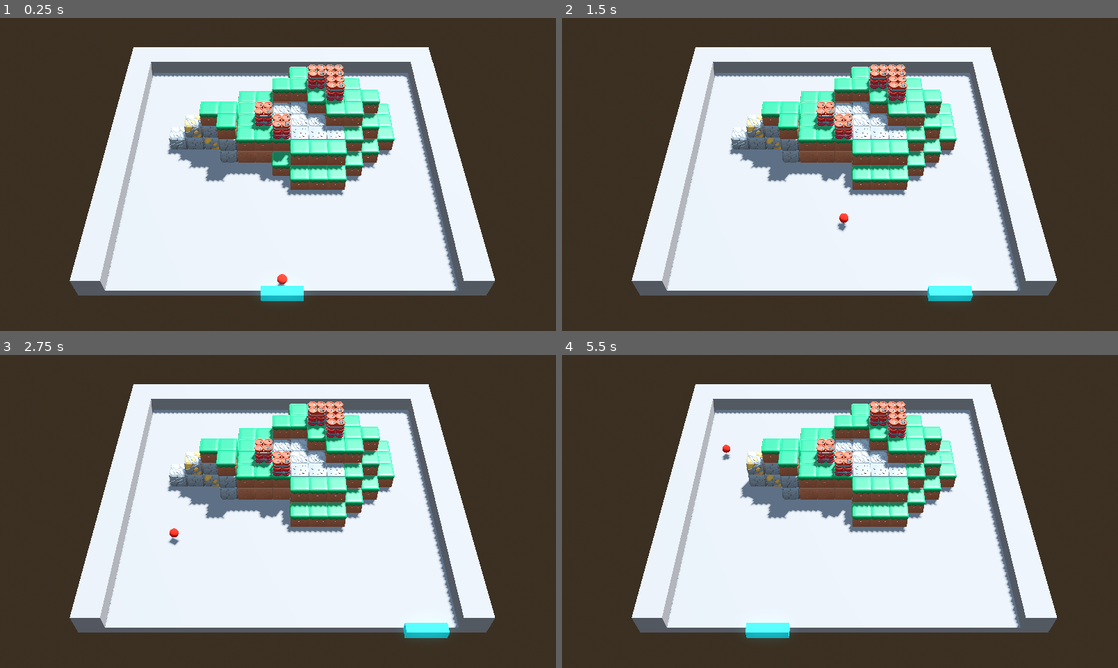
Above: before the commit, frames 1-4 (two rows, left to right).
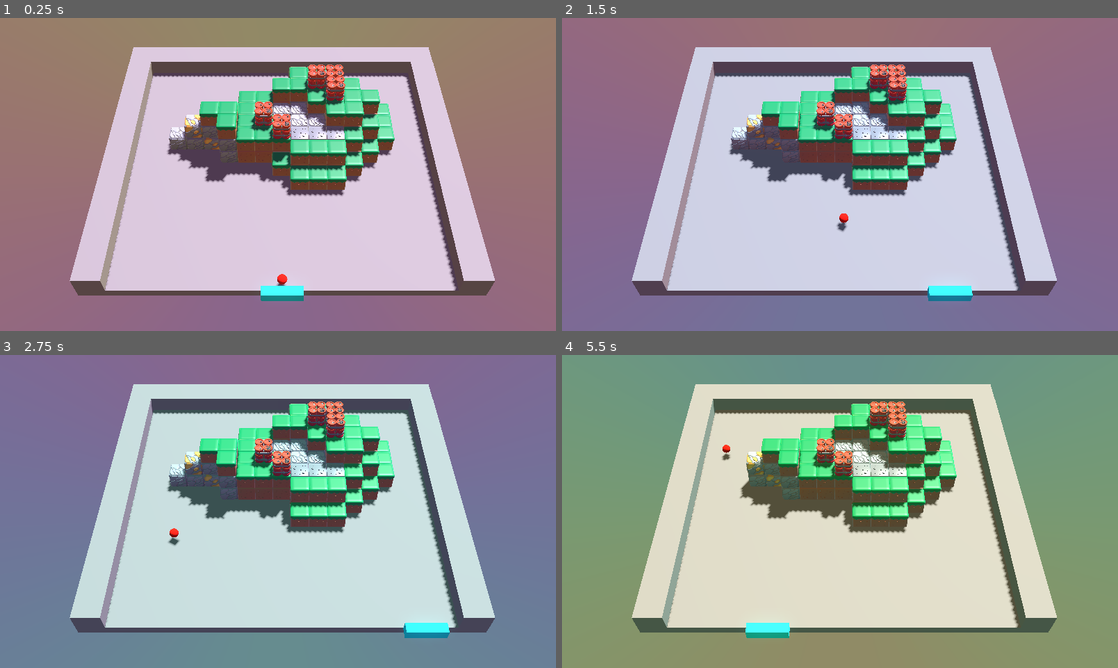
Above: after the commit, the same moments.

Repository: marrqqss/VJ-3D-Game
Game: Godot game, scene res://scenes/map1.tscn
The game is run twice, just before and just after one commit, with the same random seed, the same clock (stepped at 60 frames per second) and the same inputs. This scene is started directly instead of the project's main scene.
Inputs:
- Up to frame 1 (0.25 s): no input
- Up to frame 2 (1.5 s): tap Enter (ui_accept) at 0.5, 0.77 s; hold Right (ui_right) 0.53-1.28 s; hold Left (ui_left) from 1.28 s (still down)
- Up to frame 3 (2.75 s): tap Enter (ui_accept) at 1.52 s; release Left (ui_left) at 2.03 s; hold Right (ui_right) from 2.03 s (still down)
- Up to frame 4 (5.5 s): tap Enter (ui_accept) at 3.02, 3.77, 4.52 s; release Right (ui_right) at 3.53 s; hold Left (ui_left) from 3.53 s (still down)

The runs differ from the first frame. In frame 1, 97% of the frame differs, in the area x 0-100%, y 0-100%; in frame 2, 97%; in frame 3, 94%; in frame 4, 97%.

Commit message:
added world environment to the maps

Diff:
--- a/scenes/map1.tscn
+++ b/scenes/map1.tscn
@@ -1,5 +1,6 @@
-[gd_scene load_steps=13 format=3 uid="uid://bcprdjt3mj7rq"]
-
+[gd_scene load_steps=14 format=3 uid="uid://bcprdjt3mj7rq"]
+
+[ext_resource type="Shader" uid="uid://s2sfm41k3657" path="res://shaders/map1.gdshader" id="1_5vo6v"]
 [ext_resource type="PackedScene" uid="uid://dpfu28retw1n8" path="res://scenes/player.tscn" id="1_v7ld6"]
 [ext_resource type="PackedScene" uid="uid://d0ekue5jle6kp" path="res://scenes/ball.tscn" id="2_x0ugi"]
 [ext_resource type="PackedScene" uid="uid://cebobf4k7ubhw" path="res://map_blocks/barrels.tscn" id="3_2m3eu"]
@@ -10,17 +11,18 @@
 [ext_resource type="PackedScene" uid="uid://dqur82o28nq3n" path="res://map_blocks/stone.tscn" id="3_x0ugi"]
 [ext_resource type="PackedScene" uid="uid://cmvs7ll62nx6a" path="res://map_blocks/gravel.tscn" id="8_raiux"]
 
-[sub_resource type="ProceduralSkyMaterial" id="ProceduralSkyMaterial_7dm0k"]
-sky_horizon_color = Color(0.662243, 0.671743, 0.686743, 1)
-ground_horizon_color = Color(0.662243, 0.671743, 0.686743, 1)
-
-[sub_resource type="Sky" id="Sky_ig7tw"]
-sky_material = SubResource("ProceduralSkyMaterial_7dm0k")
+[sub_resource type="ShaderMaterial" id="ShaderMaterial_k348l"]
+shader = ExtResource("1_5vo6v")
+shader_parameter/time_speed = 0.8
+
+[sub_resource type="Sky" id="Sky_srta2"]
+sky_material = SubResource("ShaderMaterial_k348l")
+radiance_size = 0
 
 [sub_resource type="Environment" id="Environment_0xm2m"]
 background_mode = 2
-sky = SubResource("Sky_ig7tw")
-tonemap_mode = 2
+sky = SubResource("Sky_srta2")
+sky_custom_fov = 180.0
 glow_enabled = true
 
 [node name="Main" type="Node3D"]
--- a/scenes/map2.tscn
+++ b/scenes/map2.tscn
@@ -1,5 +1,6 @@
-[gd_scene load_steps=11 format=3 uid="uid://djywy03ta7dga"]
-
+[gd_scene load_steps=16 format=3 uid="uid://djywy03ta7dga"]
+
+[ext_resource type="Shader" uid="uid://crpritlh1mm8l" path="res://shaders/map2.gdshader" id="1_ccs1r"]
 [ext_resource type="PackedScene" uid="uid://dpfu28retw1n8" path="res://scenes/player.tscn" id="1_hs16b"]
 [ext_resource type="PackedScene" uid="uid://d0ekue5jle6kp" path="res://scenes/ball.tscn" id="2_btxqx"]
 [ext_resource type="PackedScene" uid="uid://cxlvlvn6opgey" path="res://map_blocks/sand.tscn" id="3_lk7cf"]
@@ -7,19 +8,32 @@
 [ext_resource type="PackedScene" uid="uid://bc4njct07owjw" path="res://map_blocks/bricks.tscn" id="5_u6ti8"]
 [ext_resource type="PackedScene" uid="uid://celdosw2mxv4l" path="res://map_blocks/textiles.tscn" id="6_rutqx"]
 [ext_resource type="PackedScene" uid="uid://cpaaekstj020r" path="res://map_blocks/water.tscn" id="6_u6ti8"]
-
-[sub_resource type="ProceduralSkyMaterial" id="ProceduralSkyMaterial_7dm0k"]
-sky_horizon_color = Color(0.662243, 0.671743, 0.686743, 1)
-ground_horizon_color = Color(0.662243, 0.671743, 0.686743, 1)
-
-[sub_resource type="Sky" id="Sky_ig7tw"]
-sky_material = SubResource("ProceduralSkyMaterial_7dm0k")
+[ext_resource type="Shader" uid="uid://d37xhv3ptc4vb" path="res://shaders/wobble_heat.gdshader" id="9_hs16b"]
+[ext_resource type="Texture2D" uid="uid://no84e5lgxsjf" path="res://assets/images/plUPA.jpg" id="10_btxqx"]
+
+[sub_resource type="ShaderMaterial" id="ShaderMaterial_hs16b"]
+shader = ExtResource("1_ccs1r")
+shader_parameter/time_speed = 0.3
+
+[sub_resource type="Sky" id="Sky_btxqx"]
+sky_material = SubResource("ShaderMaterial_hs16b")
 
 [sub_resource type="Environment" id="Environment_0xm2m"]
 background_mode = 2
-sky = SubResource("Sky_ig7tw")
+sky = SubResource("Sky_btxqx")
+sky_custom_fov = 180.0
 tonemap_mode = 2
 glow_enabled = true
+
+[sub_resource type="ShaderMaterial" id="ShaderMaterial_btxqx"]
+render_priority = 0
+shader = ExtResource("9_hs16b")
+shader_parameter/time_speed = 0.1
+shader_parameter/max_shift = 1.973
+shader_parameter/noise_texture = ExtResource("10_btxqx")
+
+[sub_resource type="ViewportTexture" id="ViewportTexture_btxqx"]
+viewport_path = NodePath("Dust/SubViewport")
 
 [node name="Main" type="Node3D"]
 
@@ -671,3 +685,13 @@
 
 [node name="Sand22" parent="LevelBlocks" instance=ExtResource("3_lk7cf")]
 transform = Transform3D(1, 0, 0, 0, 1, 0, 0, 0, 1, 10, 0.00846004, -4)
+
+[node name="Dust" type="Sprite3D" parent="."]
+transform = Transform3D(1, 0, 0, 0, 0.5, 0.866025, 0, -0.866025, 0.5, 0, 16, 1.5)
+material_override = SubResource("ShaderMaterial_btxqx")
+cast_shadow = 0
+gi_mode = 0
+texture = SubResource("ViewportTexture_btxqx")
+
+[node name="SubViewport" type="SubViewport" parent="Dust"]
+size = Vector2i(5000, 5000)
--- a/scenes/map3.tscn
+++ b/scenes/map3.tscn
@@ -1,5 +1,6 @@
-[gd_scene load_steps=12 format=3 uid="uid://brlitfkqjp8ov"]
-
+[gd_scene load_steps=22 format=3 uid="uid://brlitfkqjp8ov"]
+
+[ext_resource type="Shader" uid="uid://dq8ifb5bshpna" path="res://shaders/map3.gdshader" id="1_0yy7v"]
 [ext_resource type="PackedScene" uid="uid://dpfu28retw1n8" path="res://scenes/player.tscn" id="1_53xux"]
 [ext_resource type="PackedScene" uid="uid://d0ekue5jle6kp" path="res://scenes/ball.tscn" id="2_4cdx2"]
 [ext_resource type="PackedScene" uid="uid://8bp1g3heak0a" path="res://map_blocks/stone_dark.tscn" id="3_mltpi"]
@@ -9,18 +10,77 @@
 [ext_resource type="PackedScene" uid="uid://r0d1yjk0gwr6" path="res://map_blocks/spikes.tscn" id="7_53xux"]
 [ext_resource type="PackedScene" uid="uid://cldfhdqw3ugrn" path="res://map_blocks/gravestone.tscn" id="8_4cdx2"]
 
-[sub_resource type="ProceduralSkyMaterial" id="ProceduralSkyMaterial_7dm0k"]
-sky_horizon_color = Color(0.662243, 0.671743, 0.686743, 1)
-ground_horizon_color = Color(0.662243, 0.671743, 0.686743, 1)
+[sub_resource type="ShaderMaterial" id="ShaderMaterial_gidj7"]
+shader = ExtResource("1_0yy7v")
+shader_parameter/sky_color = Color(0.0264787, 0.0655432, 0.146609, 1)
+shader_parameter/star_color = Color(0.950857, 0.932956, 0.591767, 1)
+shader_parameter/star_density = 1.0
+shader_parameter/star_size = 0.07
+shader_parameter/enable_twinkle = true
+shader_parameter/twinkle_speed = 2.296
+shader_parameter/twinkle_intensity = 1.0
 
 [sub_resource type="Sky" id="Sky_ig7tw"]
-sky_material = SubResource("ProceduralSkyMaterial_7dm0k")
+sky_material = SubResource("ShaderMaterial_gidj7")
 
 [sub_resource type="Environment" id="Environment_0xm2m"]
 background_mode = 2
 sky = SubResource("Sky_ig7tw")
+ambient_light_source = 1
+reflected_light_source = 1
 tonemap_mode = 2
 glow_enabled = true
+
+[sub_resource type="Gradient" id="Gradient_4cdx2"]
+offsets = PackedFloat32Array(0, 0.490909, 1)
+colors = PackedColorArray(1, 1, 1, 1, 1, 1, 1, 1, 1, 1, 1, 0)
+
+[sub_resource type="GradientTexture1D" id="GradientTexture1D_i4bwb"]
+gradient = SubResource("Gradient_4cdx2")
+
+[sub_resource type="Curve" id="Curve_0yy7v"]
+_data = [Vector2(0, 0), 0.0, 0.0, 0, 0, Vector2(0.0882353, 1), 0.0, 0.0, 0, 0, Vector2(0.992647, 0.426966), 0.0, 0.0, 0, 0]
+point_count = 3
+
+[sub_resource type="CurveTexture" id="CurveTexture_m6o67"]
+curve = SubResource("Curve_0yy7v")
+
+[sub_resource type="ParticleProcessMaterial" id="ParticleProcessMaterial_gidj7"]
+emission_shape = 3
+emission_box_extents = Vector3(32, 0, 32)
+direction = Vector3(0, -1, 0)
+initial_velocity_min = 6.0
+initial_velocity_max = 9.0
+gravity = Vector3(0, 5.5, 0)
+radial_accel_min = -4.0
+radial_accel_max = 4.0
+tangential_accel_min = -8.0
+tangential_accel_max = 8.0
+damping_max = 4.0
+scale_min = 0.5
+scale_curve = SubResource("CurveTexture_m6o67")
+color_ramp = SubResource("GradientTexture1D_i4bwb")
+
+[sub_resource type="Gradient" id="Gradient_eefgs"]
+offsets = PackedFloat32Array(0.324561, 0.736842)
+colors = PackedColorArray(1, 1, 1, 1, 0.211765, 0.211765, 0.211765, 0)
+
+[sub_resource type="GradientTexture2D" id="GradientTexture2D_dx867"]
+gradient = SubResource("Gradient_eefgs")
+fill = 1
+fill_from = Vector2(0.5, 0.5)
+
+[sub_resource type="StandardMaterial3D" id="StandardMaterial3D_xng1r"]
+transparency = 1
+shading_mode = 0
+vertex_color_use_as_albedo = true
+albedo_color = Color(1, 0.447059, 0.243137, 0.117647)
+albedo_texture = SubResource("GradientTexture2D_dx867")
+billboard_mode = 1
+billboard_keep_scale = true
+
+[sub_resource type="QuadMesh" id="QuadMesh_lrbqd"]
+material = SubResource("StandardMaterial3D_xng1r")
 
 [node name="Main" type="Node3D"]
 
@@ -30,7 +90,7 @@
 [node name="DirectionalLight3D" type="DirectionalLight3D" parent="."]
 transform = Transform3D(-0.866023, -0.433016, 0.250001, 0, 0.499998, 0.866027, -0.500003, 0.749999, -0.43301, 0, 31, 0)
 light_color = Color(0.0427, 0.26962, 0.61, 1)
-light_energy = 0.39
+light_energy = 1.761
 light_specular = 9.838
 shadow_enabled = true
 
@@ -246,9 +306,6 @@
 [node name="Stone_dark14" parent="LevelBlocks" instance=ExtResource("3_mltpi")]
 transform = Transform3D(1, 0, 0, 0, 1, 0, 0, 0, 1, -12, 0, 3.5)
 
-[node name="Stone_dark16" parent="LevelBlocks" instance=ExtResource("3_mltpi")]
-transform = Transform3D(1, 0, 0, 0, 1, 0, 0, 0, 1, -16, 0, 3.5)
-
 [node name="Stone_dark25" parent="LevelBlocks" instance=ExtResource("3_mltpi")]
 transform = Transform3D(1, 0, 0, 0, 1, 0, 0, 0, 1, -16, 0, 3.5)
 
@@ -622,3 +679,12 @@
 
 [node name="Bricks_gray17" parent="LevelBlocks" instance=ExtResource("5_2pqj4")]
 transform = Transform3D(1, 0, 0, 0, 1, 0, 0, 0, 1, -12, 4.00846, -2)
+
+[node name="Sparks" type="GPUParticles3D" parent="."]
+transform = Transform3D(1, 0, 0, 0, 1, 0, 0, 0, 1, 0, 0.5, 0)
+amount = 256
+lifetime = 6.0
+visibility_aabb = AABB(-64.0013, -59.4424, -56.6419, 115.496, 60.4421, 122.601)
+trail_enabled = true
+process_material = SubResource("ParticleProcessMaterial_gidj7")
+draw_pass_1 = SubResource("QuadMesh_lrbqd")
--- a/scenes/map4.tscn
+++ b/scenes/map4.tscn
@@ -1,6 +1,7 @@
-[gd_scene load_steps=22 format=3 uid="uid://bpnww41ipkl7n"]
+[gd_scene load_steps=23 format=3 uid="uid://bpnww41ipkl7n"]
 
 [ext_resource type="PackedScene" uid="uid://dpfu28retw1n8" path="res://scenes/player.tscn" id="1_i4bwb"]
+[ext_resource type="Shader" uid="uid://tqanbjnlnb27" path="res://shaders/map4.gdshader" id="1_m6o67"]
 [ext_resource type="PackedScene" uid="uid://d0ekue5jle6kp" path="res://scenes/ball.tscn" id="2_m6o67"]
 [ext_resource type="PackedScene" uid="uid://c203oqew6rq2c" path="res://map_blocks/gold_rock.tscn" id="3_eefgs"]
 [ext_resource type="PackedScene" uid="uid://bccoehfaoreo5" path="res://map_blocks/snow.tscn" id="5_22lrh"]
@@ -10,12 +11,12 @@
 [ext_resource type="PackedScene" uid="uid://b8melwrxtrflm" path="res://map_blocks/silver_nugget.tscn" id="8_3suj6"]
 [ext_resource type="PackedScene" uid="uid://cmvs7ll62nx6a" path="res://map_blocks/gravel.tscn" id="8_b2cge"]
 
-[sub_resource type="ProceduralSkyMaterial" id="ProceduralSkyMaterial_7dm0k"]
-sky_horizon_color = Color(0.662243, 0.671743, 0.686743, 1)
-ground_horizon_color = Color(0.662243, 0.671743, 0.686743, 1)
+[sub_resource type="ShaderMaterial" id="ShaderMaterial_eefgs"]
+shader = ExtResource("1_m6o67")
+shader_parameter/time_speed = 0.5
 
 [sub_resource type="Sky" id="Sky_ig7tw"]
-sky_material = SubResource("ProceduralSkyMaterial_7dm0k")
+sky_material = SubResource("ShaderMaterial_eefgs")
 
 [sub_resource type="Environment" id="Environment_0xm2m"]
 background_mode = 2
--- a/scenes/map5.tscn
+++ b/scenes/map5.tscn
@@ -1,5 +1,6 @@
-[gd_scene load_steps=13 format=3 uid="uid://7jycrh73urcw"]
-
+[gd_scene load_steps=14 format=3 uid="uid://7jycrh73urcw"]
+
+[ext_resource type="Shader" uid="uid://degwhmxxbgbd" path="res://shaders/map5.gdshader" id="1_3l5go"]
 [ext_resource type="PackedScene" uid="uid://dpfu28retw1n8" path="res://scenes/player.tscn" id="1_bexgc"]
 [ext_resource type="PackedScene" uid="uid://d0ekue5jle6kp" path="res://scenes/ball.tscn" id="2_noo1g"]
 [ext_resource type="PackedScene" uid="uid://cpaaekstj020r" path="res://map_blocks/water.tscn" id="3_3rl6u"]
@@ -7,12 +8,15 @@
 [ext_resource type="PackedScene" uid="uid://dfm61yh2ftvvo" path="res://map_blocks/candle_small.tscn" id="4_vmaf8"]
 [ext_resource type="PackedScene" uid="uid://cskn72mesxb77" path="res://map_blocks/candle_pack.tscn" id="6_3l5go"]
 
-[sub_resource type="ProceduralSkyMaterial" id="ProceduralSkyMaterial_7dm0k"]
-sky_horizon_color = Color(0.662243, 0.671743, 0.686743, 1)
-ground_horizon_color = Color(0.662243, 0.671743, 0.686743, 1)
+[sub_resource type="ShaderMaterial" id="ShaderMaterial_ip23h"]
+shader = ExtResource("1_3l5go")
+shader_parameter/base_color = Color(0.0155352, 0.055914, 0.121854, 1)
+shader_parameter/cloud_speed = 0.1
+shader_parameter/cloud_scale = 2.0
+shader_parameter/cloud_contrast = 8.0
 
 [sub_resource type="Sky" id="Sky_ig7tw"]
-sky_material = SubResource("ProceduralSkyMaterial_7dm0k")
+sky_material = SubResource("ShaderMaterial_ip23h")
 
 [sub_resource type="Environment" id="Environment_0xm2m"]
 background_mode = 2
@@ -359,8 +363,10 @@
 [node name="Candle_pack" parent="LevelBlocks" instance=ExtResource("6_3l5go")]
 transform = Transform3D(1, 0, 0, 0, 1, 0, 0, 0, 1, 0, 6, 2)
 
-[node name="GPUParticles3D" type="GPUParticles3D" parent="."]
+[node name="Rain" type="GPUParticles3D" parent="."]
 transform = Transform3D(1, 0, 0, 0, 1, 0, 0, 0, 1, 0, 26.5, 1.5)
+cast_shadow = 0
+gi_mode = 0
 amount = 10000
 lifetime = 10.0
 process_material = SubResource("ParticleProcessMaterial_vmaf8")
--- /dev/null
+++ b/scripts/world_environment.gd
@@ -0,0 +1,11 @@
+extends WorldEnvironment
+
+
+# Called when the node enters the scene tree for the first time.
+func _ready() -> void:
+	pass # Replace with function body.
+
+
+# Called every frame. 'delta' is the elapsed time since the previous frame.
+func _process(delta: float) -> void:
+	pass
--- /dev/null
+++ b/shaders/map1.gdshader
@@ -0,0 +1,12 @@
+shader_type sky;
+
+uniform float time_speed = 0.5;
+
+void sky() {
+    float t = TIME * time_speed;
+    float gradient = clamp(EYEDIR.y * 0.5 + 0.5, 0.0, 1.0);
+    float r = sin(t + gradient * 3.1415) * 0.1 + 0.5;
+    float g = sin(t + gradient * 3.1415 + 2.0) * 0.1 + 0.5;
+    float b = sin(t + gradient * 3.1415 + 4.0) * 0.1 + 0.5;
+    COLOR = vec3(r, g, b);
+}
--- /dev/null
+++ b/shaders/map2.gdshader
@@ -0,0 +1,38 @@
+shader_type sky;
+
+uniform float time_speed = 0.05;
+
+const vec3 color1 = vec3(1.0, 0.8, 0.6);   // Soft orange (morning)
+const vec3 color2 = vec3(0.9, 0.7, 0.5);   // Warm beige (midday)
+const vec3 color3 = vec3(0.8, 0.6, 0.4);   // Deep amber (afternoon)
+const vec3 color4 = vec3(0.7, 0.5, 0.3);   // Dusk brown
+const vec3 color5 = vec3(0.8, 0.3, 0.1);   // Night brown
+const vec3 color6 = vec3(0.6, 0.1, 0.6);   // Midnight black
+
+void sky() {
+    float t = mod(TIME * time_speed, 1.0); // Loop over time
+
+    // Calculate weights using sine functions for smooth transitions
+    float w1 = sin(2.0 * PI * t) * 0.5 + 0.5;
+    float w2 = sin(2.0 * PI * t + PI / 3.0) * 0.5 + 0.5;
+    float w3 = sin(2.0 * PI * t + 2.0 * PI / 3.0) * 0.5 + 0.5;
+    float w4 = sin(2.0 * PI * t + PI) * 0.5 + 0.5;
+    float w5 = sin(2.0 * PI * t + 4.0 * PI / 3.0) * 0.5 + 0.5;
+    float w6 = sin(2.0 * PI * t + 5.0 * PI / 3.0) * 0.5 + 0.5;
+
+    // Normalize weights
+    float sum = w1 + w2 + w3 + w4 + w5 + w6;
+    w1 /= sum;
+    w2 /= sum;
+    w3 /= sum;
+    w4 /= sum;
+    w5 /= sum;
+    w6 /= sum;
+
+    // Interpolate between colors
+    vec3 top_color = color1 * w1 + color2 * w2 + color3 * w3 + color4 * w4 + color5 * w5 + color6 * w6;
+    vec3 bottom_color = color6 * w1 + color5 * w2 + color4 * w3 + color3 * w4 + color2 * w5 + color1 * w6;
+
+    float gradient = clamp(EYEDIR.y * 0.5 + 0.5, 0.0, 1.0);
+    COLOR = mix(bottom_color, top_color, pow(gradient, 1.5));
+}
--- /dev/null
+++ b/shaders/map3.gdshader
@@ -0,0 +1,46 @@
+shader_type sky;
+
+uniform vec3 sky_color : source_color = vec3(0.03, 0.05, 0.11);
+
+uniform vec3 star_color : source_color = vec3(0.8, 1.0, 0.3);
+uniform float star_density : hint_range(0.0, 1.0) = 0.08;
+uniform float star_size : hint_range(0.0, 0.1) = 0.02;
+
+uniform bool enable_twinkle = true;
+uniform float twinkle_speed : hint_range(0.0, 5.0) = 1.0;
+uniform float twinkle_intensity : hint_range(0.0, 1.0) = 0.5;
+
+vec3 hash3(vec3 p) {
+    p = vec3(dot(p, vec3(127.1, 311.7, 74.7)),
+             dot(p, vec3(269.5, 183.3, 246.1)),
+             dot(p, vec3(113.5, 271.9, 124.6)));
+    return fract(sin(p) * 43758.5453123);
+}
+
+float voronoi(vec3 x) {
+    vec3 p = floor(x);
+    vec3 f = fract(x);
+    float res = 1.0;
+    for (int k = -1; k <= 1; ++k)
+    for (int j = -1; j <= 1; ++j)
+    for (int i = -1; i <= 1; ++i) {
+        vec3 b = vec3(float(i), float(j), float(k));
+        vec3 r = b - f + hash3(p + b);
+        float d = dot(r, r);
+        res = min(res, d);
+    }
+    return sqrt(res);
+}
+
+void sky() {
+    vec3 dir = normalize(EYEDIR);
+    float v = voronoi(dir * 100.0);
+    float star = smoothstep(star_size, 0.0, v);
+
+    if (enable_twinkle) {
+        float twinkle = sin(TIME * twinkle_speed + v * 100.0) * 0.5 + 0.5;
+        star *= mix(1.0 - twinkle_intensity, 1.0, twinkle);
+    }
+
+    COLOR = sky_color + star * star_color * star_density;
+}
--- /dev/null
+++ b/shaders/map4.gdshader
@@ -0,0 +1,12 @@
+shader_type sky;
+
+uniform float time_speed = 0.5;
+
+void sky() {
+    float t = TIME * time_speed;
+    float gradient = clamp(EYEDIR.y * 0.5 + 0.5, 0.0, 1.0);
+    float r = sin(t + gradient * 3.1415) * 0.1 + 0.2;
+    float g = sin(t + gradient * 3.1415 + 1.0) * 0.1 + 0.1;
+    float b = sin(t + gradient * 3.1415 + 8.0) * 0.9 + 0.5;
+    COLOR = vec3(r, g, b);
+}
--- /dev/null
+++ b/shaders/map5.gdshader
@@ -0,0 +1,45 @@
+shader_type sky;
+
+uniform vec3 base_color : source_color = vec3(0.05, 0.05, 0.1);
+
+uniform float cloud_speed = 0.1;
+uniform float cloud_scale = 1.5;
+uniform float cloud_contrast = 2.0;
+
+float hash(vec2 p) {
+    return fract(sin(dot(p, vec2(127.1, 311.7))) * 43758.5453123);
+}
+
+float noise(vec2 p) {
+    vec2 i = floor(p);
+    vec2 f = fract(p);
+    float a = hash(i);
+    float b = hash(i + vec2(1.0, 0.0));
+    float c = hash(i + vec2(0.0, 1.0));
+    float d = hash(i + vec2(1.0, 1.0));
+    vec2 u = f * f * (3.0 - 2.0 * f);
+    return mix(a, b, u.x) + (c - a) * u.y * (1.0 - u.x) + (d - b) * u.x * u.y;
+}
+
+float fbm(vec2 p) {
+    float value = 0.0;
+    float amplitude = 0.5;
+    float frequency = 1.0;
+    for (int i = 0; i < 5; i++) {
+        value += amplitude * noise(p * frequency);
+        frequency *= 2.0;
+        amplitude *= 0.5;
+    }
+    return value;
+}
+
+void sky() {
+    vec2 uv = vec2(EYEDIR.xz) * cloud_scale;
+    uv += vec2(TIME * cloud_speed, TIME * cloud_speed);
+    float cloud = fbm(uv);
+    cloud = pow(cloud, cloud_contrast);
+
+    vec3 color = base_color + cloud * 0.2;
+
+    COLOR = color;
+}
--- /dev/null
+++ b/shaders/wobble_heat.gdshader
@@ -0,0 +1,15 @@
+shader_type spatial;
+
+uniform sampler2D screen_texture : hint_screen_texture, filter_linear_mipmap;
+uniform float time_speed : hint_range(0.01, 0.1) = 0.05;
+uniform float max_shift : hint_range(0.0, 10.0) = 2.5;
+uniform sampler2D noise_texture;
+
+void fragment() {
+    vec2 uv = SCREEN_UV;
+    float noise = texture(noise_texture, uv * 5.0 + TIME * time_speed).r;
+    vec2 distortion = vec2(sin(noise * 10.0), cos(noise * 10.0)) * max_shift * noise;
+    vec4 screen_color = texture(screen_texture, uv + distortion);
+    ALBEDO = screen_color.rgb;
+    ALPHA = screen_color.a * 0.2;
+}
Binary file added: assets/images/abstract-background-black-white-texture-grainy_474888-5175_jpg.png
Not shown, added: assets/images/abstract-background-black-white-texture-grainy_474888-5175_jpg.png.import
Binary file added: assets/images/light-gradient-noise-texture-grainy-background_890735-975_jpg.png
Not shown, added: assets/images/light-gradient-noise-texture-grainy-background_890735-975_jpg.png.import
Not shown, added: assets/images/plUPA.jpg.import
Not shown, added: scripts/world_environment.gd.uid
Not shown, added: shaders/map1.gdshader.uid
Not shown, added: shaders/map2.gdshader.uid
Not shown, added: shaders/map3.gdshader.uid
Not shown, added: shaders/map4.gdshader.uid
Not shown, added: shaders/map5.gdshader.uid
Not shown, added: shaders/wobble_heat.gdshader.uid
